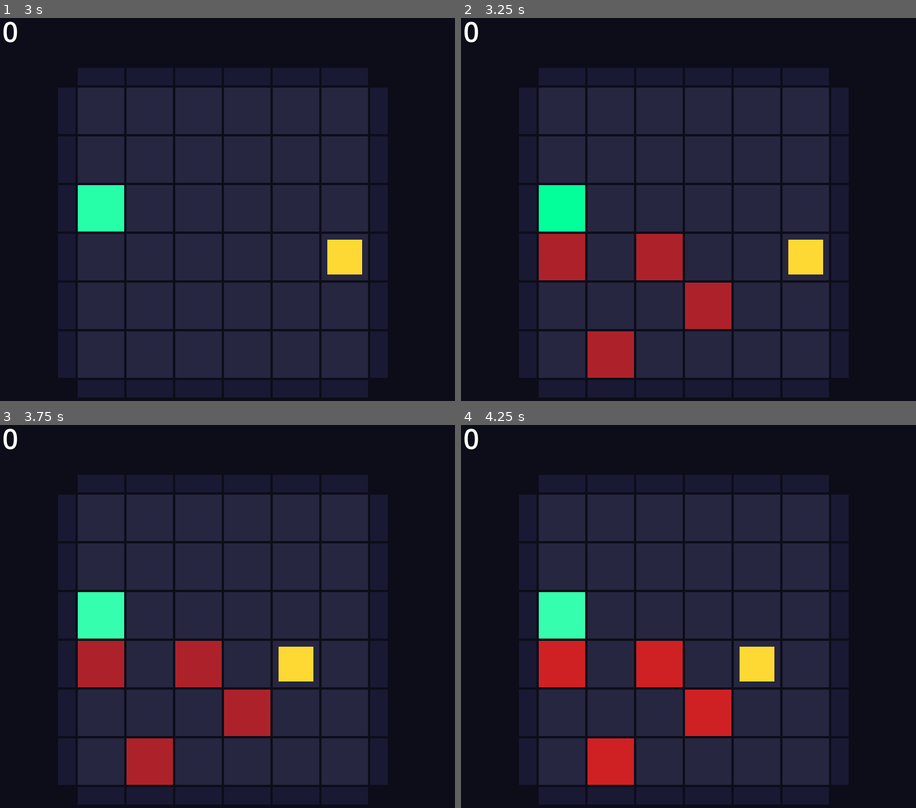
Above: before the commit, frames 1-4 (two rows, left to right).
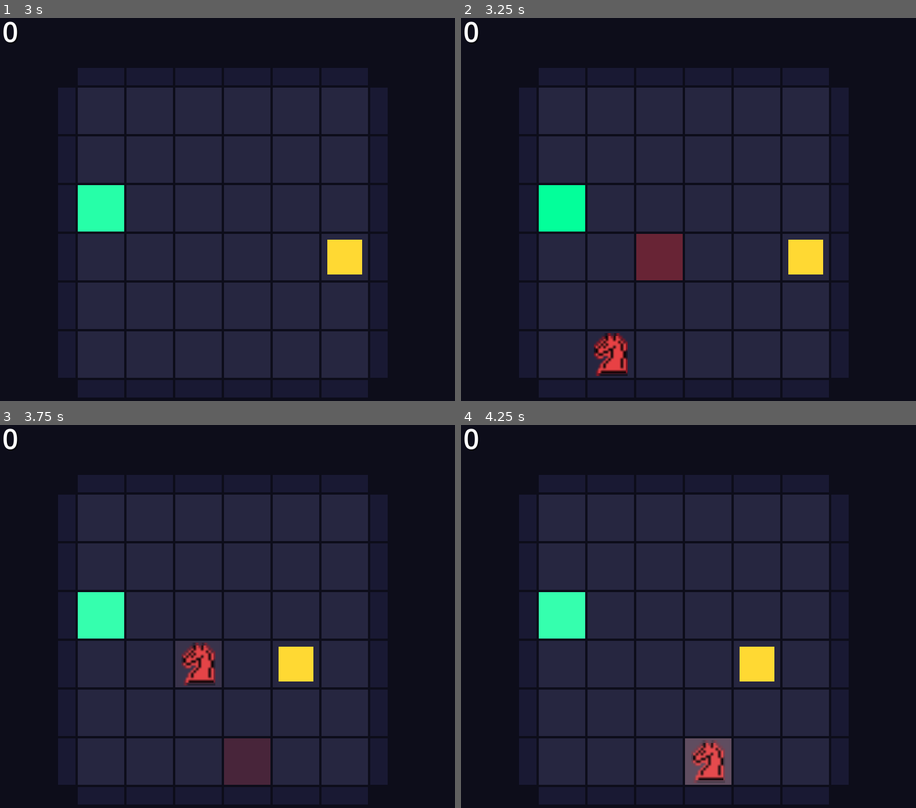
Above: after the commit, the same moments.

Repository: christophrrrrr/LaserChess
Game: Godot game, scene res://scenes/main.tscn
The game is run twice, just before and just after one commit, with the same random seed, the same clock (stepped at 60 frames per second) and the same inputs.
Inputs:
- Up to frame 1 (3 s): hold D (move_right) 0.53-1.28 s; tap Space (press_button) every 0.75 s from 0.6 to 2.85 s; hold S (move_down) 1.28-2.03 s; hold D (move_right) 2.03-2.78 s; hold W (move_up) from 2.78 s (still down)
- Up to frame 2 (3.25 s): keep holding W (move_up)
- Up to frame 3 (3.75 s): release W (move_up) at 3.53 s; hold A (move_left) from 3.53 s (still down); tap Space (press_button) at 3.6 s
- Up to frame 4 (4.25 s): keep holding A (move_left)

Frame 1 is identical in both runs. In frame 2, 4.8% of the frame differs, in the area x 17-60%, y 56-94%; in frame 3, 6.1%; in frame 4, 6.2%.

Commit message:
knight, rook and bishiop working
game loop works, only errors sometimes regarding a piece or tween animation right when the player dies, causing an error...

then the difficulty should rise with the score and not with the time...

player sprite should become a king. still same color though.

and a main screen. and we add some skins and stuff i think.

maybe elo and multiplayer 1vs1... differne titles based on highest score...

Diff:
--- a/scripts/game_board.gd
+++ b/scripts/game_board.gd
@@ -8,7 +8,7 @@
 
 # Hazard configuration
 @export var hazard_warning_time: float = 0.8  # Time to show warning before hazard moves
-@export var hazard_move_speed: float = 0.06  # Time per tile when moving
+@export var hazard_move_speed: float = 0.08   # Time per tile when moving
 
 # Store references to all squares
 var floor_squares: Array = []
@@ -33,6 +33,11 @@
 var color_wall_normal := Color(0.1, 0.1, 0.2)
 var color_wall_target := Color(0.0, 0.8, 1.0)  # Cyan
 
+# Chess piece textures
+var rook_texture: Texture2D
+var bishop_texture: Texture2D
+var knight_texture: Texture2D
+
 # Signals
 signal square_hit(is_wall: bool)
 signal square_missed
@@ -45,13 +50,29 @@
 # Flag to cancel hazards on reset
 var is_resetting: bool = false
 
+# Container for chess piece sprites
+var pieces_container: Node2D
+
 func _ready() -> void:
+	_load_chess_pieces()
 	_create_board()
+
+	# Create container for chess pieces (rendered on top)
+	pieces_container = Node2D.new()
+	pieces_container.z_index = 10
+	add_child(pieces_container)
+
 	# Spawn first target
 	spawn_target_square()
 
 	# Get player reference
 	player = get_parent().get_node("Player")
+
+func _load_chess_pieces() -> void:
+	# Load chess piece textures
+	rook_texture = load("res://assets/rook.png")
+	bishop_texture = load("res://assets/bishop.png")
+	knight_texture = load("res://assets/knight.png")
 
 func _create_board() -> void:
 	# Calculate total board size in pixels
@@ -159,6 +180,39 @@
 		return floor_squares[index]
 	return null
 
+# Create a chess piece sprite with red glow effect
+func _create_chess_piece_sprite(texture: Texture2D) -> Sprite2D:
+	var sprite = Sprite2D.new()
+	sprite.texture = texture
+
+	# Scale to fit tile size (with some padding)
+	var tex_size = texture.get_size()
+	var target_size = tile_size * 0.8
+	var scale_factor = target_size / max(tex_size.x, tex_size.y)
+	sprite.scale = Vector2(scale_factor, scale_factor)
+
+	# Store the base scale for animations
+	sprite.set_meta("base_scale", sprite.scale)
+
+	# Red tint and semi-transparent
+	sprite.modulate = Color(1.0, 0.3, 0.3, 0.8)
+
+	# Add glow effect using a duplicate sprite behind
+	var glow = Sprite2D.new()
+	glow.texture = texture
+	glow.scale = Vector2(1.15, 1.15)  # 15% bigger than parent (relative scale)
+	glow.modulate = Color(1.0, 0.0, 0.0, 0.4)
+	glow.z_index = -1
+	sprite.add_child(glow)
+
+	# Pulse animation for the glow
+	var tween = sprite.create_tween()
+	tween.set_loops()
+	tween.tween_property(glow, "modulate:a", 0.6, 0.3).set_trans(Tween.TRANS_SINE)
+	tween.tween_property(glow, "modulate:a", 0.2, 0.3).set_trans(Tween.TRANS_SINE)
+
+	return sprite
+
 # =====================
 # TARGET SQUARE SYSTEM
 # =====================
@@ -327,23 +381,36 @@
 	# Choose random row or column
 	var is_row = randf() < 0.5
 	var index = randi() % grid_size
+	# Random direction (start from beginning or end)
+	var reverse = randf() < 0.5
 
 	var positions: Array[Vector2i] = []
+	var start_pos: Vector2  # Where the rook sprite starts (outside board)
 
 	if is_row:
 		# Horizontal line
 		for col in range(grid_size):
 			positions.append(Vector2i(col, index))
+		if reverse:
+			positions.reverse()
+			start_pos = grid_to_world(Vector2i(grid_size, index))  # Start from right
+		else:
+			start_pos = grid_to_world(Vector2i(-1, index))  # Start from left
 	else:
 		# Vertical line
 		for row in range(grid_size):
 			positions.append(Vector2i(index, row))
-
-	_execute_hazard(positions)
+		if reverse:
+			positions.reverse()
+			start_pos = grid_to_world(Vector2i(index, grid_size))  # Start from bottom
+		else:
+			start_pos = grid_to_world(Vector2i(index, -1))  # Start from top
+
+	_execute_hazard_with_piece(positions, rook_texture, start_pos, "slide")
 
 func spawn_bishop_hazard() -> void:
-	# Choose a random starting edge position and diagonal direction
 	var positions: Array[Vector2i] = []
+	var start_pos: Vector2
 
 	# Pick random diagonal
 	var diagonal_type = randi() % 4
@@ -357,6 +424,7 @@
 				positions.append(Vector2i(col, row))
 				col += 1
 				row += 1
+			start_pos = grid_to_world(Vector2i(start_col - 1, -1))
 		1:  # Top-left to bottom-right, starting from left edge
 			var start_row = randi() % grid_size
 			var col = 0
@@ -365,6 +433,7 @@
 				positions.append(Vector2i(col, row))
 				col += 1
 				row += 1
+			start_pos = grid_to_world(Vector2i(-1, start_row - 1))
 		2:  # Top-right to bottom-left, starting from top edge
 			var start_col = randi() % grid_size
 			var col = start_col
@@ -373,6 +442,7 @@
 				positions.append(Vector2i(col, row))
 				col -= 1
 				row += 1
+			start_pos = grid_to_world(Vector2i(start_col + 1, -1))
 		3:  # Top-right to bottom-left, starting from right edge
 			var start_row = randi() % grid_size
 			var col = grid_size - 1
@@ -381,45 +451,191 @@
 				positions.append(Vector2i(col, row))
 				col -= 1
 				row += 1
+			start_pos = grid_to_world(Vector2i(grid_size, start_row - 1))
 
 	if positions.size() > 0:
-		_execute_hazard(positions)
+		_execute_hazard_with_piece(positions, bishop_texture, start_pos, "slide")
 
 func spawn_knight_hazard() -> void:
-	# Knight attacks specific squares from a position
-	var knight_pos = Vector2i(randi() % grid_size, randi() % grid_size)
-	var positions: Array[Vector2i] = []
-
-	# All possible knight moves
+	# Knight spawns at random position and makes 3 sequential L-shaped jumps
+	var start_pos = Vector2i(randi() % grid_size, randi() % grid_size)
+	_execute_knight_hazard(start_pos)
+
+func _get_valid_knight_moves(from_pos: Vector2i) -> Array[Vector2i]:
+	# All possible L-shaped moves
 	var offsets = [
 		Vector2i(2, 1), Vector2i(2, -1), Vector2i(-2, 1), Vector2i(-2, -1),
 		Vector2i(1, 2), Vector2i(1, -2), Vector2i(-1, 2), Vector2i(-1, -2)
 	]
 
-	# Add the knight's position and all valid attack squares
-	positions.append(knight_pos)
-
+	var valid_moves: Array[Vector2i] = []
 	for offset in offsets:
-		var target = knight_pos + offset
+		var target = from_pos + offset
 		if target.x >= 0 and target.x < grid_size and target.y >= 0 and target.y < grid_size:
-			positions.append(target)
-
-	_execute_hazard(positions)
-
-func _execute_hazard(positions: Array[Vector2i]) -> void:
+			valid_moves.append(target)
+
+	return valid_moves
+
+func _execute_knight_hazard(start_pos: Vector2i) -> void:
+	if is_resetting:
+		return
+
+	active_hazards += 1
+
+	# Create knight sprite
+	var piece = _create_chess_piece_sprite(knight_texture)
+	var base_scale = piece.get_meta("base_scale") as Vector2
+	piece.position = grid_to_world(start_pos)
+	piece.modulate.a = 0
+	pieces_container.add_child(piece)
+
+	# Fade in
+	var fade_in = create_tween()
+	fade_in.tween_property(piece, "modulate:a", 0.8, 0.2)
+	await fade_in.finished
+
+	if is_resetting:
+		piece.queue_free()
+		active_hazards -= 1
+		return
+
+	var current_pos = start_pos
+	var jump_warning_time = 0.4  # Time to show warning before each jump
+	var num_jumps = 3
+
+	# Perform 3 jumps
+	for i in range(num_jumps):
+		if is_resetting:
+			piece.queue_free()
+			active_hazards -= 1
+			return
+
+		# Get valid moves from current position
+		var valid_moves = _get_valid_knight_moves(current_pos)
+
+		if valid_moves.is_empty():
+			break  # No valid moves, end early
+
+		# Pick a random target
+		var target_pos = valid_moves[randi() % valid_moves.size()]
+
+		# Show warning on target square only
+		_show_danger_warning_single(target_pos)
+
+		# Wait for warning
+		await get_tree().create_timer(jump_warning_time).timeout
+
+		if is_resetting:
+			_clear_danger_warning_single(target_pos)
+			piece.queue_free()
+			active_hazards -= 1
+			return
+
+		# Check collision before jump
+		if player and not player.is_dead:
+			if player.grid_pos == target_pos:
+				player_hit.emit()
+				player.die()
+
+		# Teleport knight to target
+		piece.position = grid_to_world(target_pos)
+
+		# Flash the square white
+		var square = get_floor_square(target_pos)
+		if square:
+			var rect = square.get_meta("rect") as ColorRect
+			var flash_tween = create_tween()
+			flash_tween.tween_property(rect, "color", Color.WHITE, 0.03)
+			flash_tween.tween_property(rect, "color", color_floor_danger, 0.05)
+
+		# Clear danger on this square
+		_clear_danger_warning_single(target_pos)
+
+		# Check collision after landing
+		if player and not player.is_dead:
+			if player.grid_pos == target_pos:
+				player_hit.emit()
+				player.die()
+
+		# Update current position for next jump
+		current_pos = target_pos
+
+		# Small pause before next jump
+		await get_tree().create_timer(0.1).timeout
+
+	if is_resetting:
+		piece.queue_free()
+		active_hazards -= 1
+		return
+
+	# Fade out and remove
+	var fade_out = create_tween()
+	fade_out.tween_property(piece, "modulate:a", 0.0, 0.2)
+	fade_out.tween_callback(piece.queue_free)
+
+	active_hazards -= 1
+
+func _show_danger_warning_single(pos: Vector2i) -> void:
+	if pos not in danger_squares:
+		danger_squares.append(pos)
+
+	var square = get_floor_square(pos)
+	if square:
+		square.set_meta("is_danger", true)
+		var rect = square.get_meta("rect") as ColorRect
+
+		var base_color = color_floor_target if square.get_meta("is_target") else color_floor_normal
+
+		# Pulsing danger effect
+		var tween = create_tween()
+		tween.set_loops()
+		tween.tween_property(rect, "color", color_floor_danger, 0.1)
+		tween.tween_property(rect, "color", base_color.lerp(color_floor_danger, 0.5), 0.1)
+
+		square.set_meta("danger_tween", tween)
+
+func _clear_danger_warning_single(pos: Vector2i) -> void:
+	var square = get_floor_square(pos)
+	if square:
+		square.set_meta("is_danger", false)
+
+		if square.has_meta("danger_tween"):
+			var tween = square.get_meta("danger_tween") as Tween
+			if tween and tween.is_valid():
+				tween.kill()
+
+		var rect = square.get_meta("rect") as ColorRect
+		var target_color = color_floor_target if square.get_meta("is_target") else color_floor_normal
+
+		var fade_tween = create_tween()
+		fade_tween.tween_property(rect, "color", target_color, 0.15)
+
+	danger_squares.erase(pos)
+
+func _execute_hazard_with_piece(positions: Array[Vector2i], texture: Texture2D, start_pos: Vector2, move_type: String) -> void:
 	if positions.is_empty() or is_resetting:
 		return
 
 	active_hazards += 1
+
+	# Create chess piece sprite
+	var piece = _create_chess_piece_sprite(texture)
+	piece.position = start_pos
+	piece.modulate.a = 0  # Start invisible
+	pieces_container.add_child(piece)
+
+	# Fade in the piece
+	var fade_in = create_tween()
+	fade_in.tween_property(piece, "modulate:a", 0.8, 0.2)
 
 	# Phase 1: Show warning (red squares)
 	_show_danger_warning(positions)
 
-	# Phase 2: After warning time, check for collision and clear
+	# Phase 2: After warning time, check for collision
 	await get_tree().create_timer(hazard_warning_time).timeout
 
-	# Check if game was reset during the wait
 	if is_resetting:
+		piece.queue_free()
 		active_hazards -= 1
 		return
 
@@ -429,18 +645,65 @@
 			player_hit.emit()
 			player.die()
 
-	# Phase 3: Animate the hazard moving through (visual only, damage already checked)
-	await _animate_hazard_passage(positions)
-
-	# Check if game was reset during animation
+	# Phase 3: Animate the piece moving through
+	await _animate_sliding_piece(piece, positions)
+
 	if is_resetting:
+		piece.queue_free()
 		active_hazards -= 1
 		return
 
-	# Phase 4: Clear danger
+	# Phase 4: Clear danger and remove piece
 	_clear_danger_warning(positions)
 
+	# Fade out and remove piece
+	var fade_out = create_tween()
+	fade_out.tween_property(piece, "modulate:a", 0.0, 0.2)
+	fade_out.tween_callback(piece.queue_free)
+
 	active_hazards -= 1
+
+func _animate_sliding_piece(piece: Sprite2D, positions: Array[Vector2i]) -> void:
+	for i in range(positions.size()):
+		if is_resetting:
+			return
+
+		var pos = positions[i]
+		var target_world = grid_to_world(pos)
+
+		# Move piece to this square
+		var move_tween = create_tween()
+		move_tween.tween_property(piece, "position", target_world, hazard_move_speed).set_trans(Tween.TRANS_LINEAR)
+
+		# Flash the square
+		var square = get_floor_square(pos)
+		if square:
+			var rect = square.get_meta("rect") as ColorRect
+			var flash_tween = create_tween()
+			flash_tween.tween_property(rect, "color", Color.WHITE, 0.02)
+			flash_tween.tween_property(rect, "color", color_floor_danger, 0.04)
+
+		await get_tree().create_timer(hazard_move_speed).timeout
+
+		if is_resetting:
+			return
+
+		# Check collision during movement
+		if player and not player.is_dead:
+			if player.grid_pos == pos:
+				player_hit.emit()
+				player.die()
+
+	# Move piece off the board (continue in same direction)
+	if positions.size() >= 2:
+		var last_pos = grid_to_world(positions[-1])
+		var second_last_pos = grid_to_world(positions[-2])
+		var direction = (last_pos - second_last_pos).normalized()
+		var exit_pos = last_pos + direction * tile_size * 2
+
+		var exit_tween = create_tween()
+		exit_tween.tween_property(piece, "position", exit_pos, hazard_move_speed * 2)
+		await exit_tween.finished
 
 func _show_danger_warning(positions: Array[Vector2i]) -> void:
 	for pos in positions:
@@ -463,32 +726,6 @@
 			tween.tween_property(rect, "color", base_color.lerp(color_floor_danger, 0.5), 0.1)
 
 			square.set_meta("danger_tween", tween)
-
-func _animate_hazard_passage(positions: Array[Vector2i]) -> void:
-	# Quick flash through each position to show the piece "moving"
-	for pos in positions:
-		if is_resetting:
-			return
-
-		var square = get_floor_square(pos)
-		if square:
-			var rect = square.get_meta("rect") as ColorRect
-
-			# Bright flash
-			var tween = create_tween()
-			tween.tween_property(rect, "color", Color.WHITE, 0.02)
-			tween.tween_property(rect, "color", color_floor_danger, 0.04)
-
-		await get_tree().create_timer(hazard_move_speed).timeout
-
-		if is_resetting:
-			return
-
-		# Check collision again during movement (in case player moved into danger)
-		if player and not player.is_dead:
-			if player.grid_pos == pos:
-				player_hit.emit()
-				player.die()
 
 func _clear_danger_warning(positions: Array[Vector2i]) -> void:
 	for pos in positions:
@@ -532,6 +769,10 @@
 
 	score = 0
 	score_changed.emit(score)
+
+	# Remove all chess piece sprites
+	for child in pieces_container.get_children():
+		child.queue_free()
 
 	# Stop all danger tweens and reset colors immediately
 	for square in floor_squares:
Binary file added: assets/bishop.png
Not shown, added: assets/bishop.png.import
Binary file added: assets/knight.png
Not shown, added: assets/knight.png.import
Binary file added: assets/rook.png
Not shown, added: assets/rook.png.import
Binary file added: chess_pieces_16x16_onebit/example_board.png
Not shown, added: chess_pieces_16x16_onebit/example_board.png.import
Binary file added: chess_pieces_16x16_onebit/pieces.png
Not shown, added: chess_pieces_16x16_onebit/pieces.png.import
Not shown, added: chess_pieces_16x16_onebit.zip
